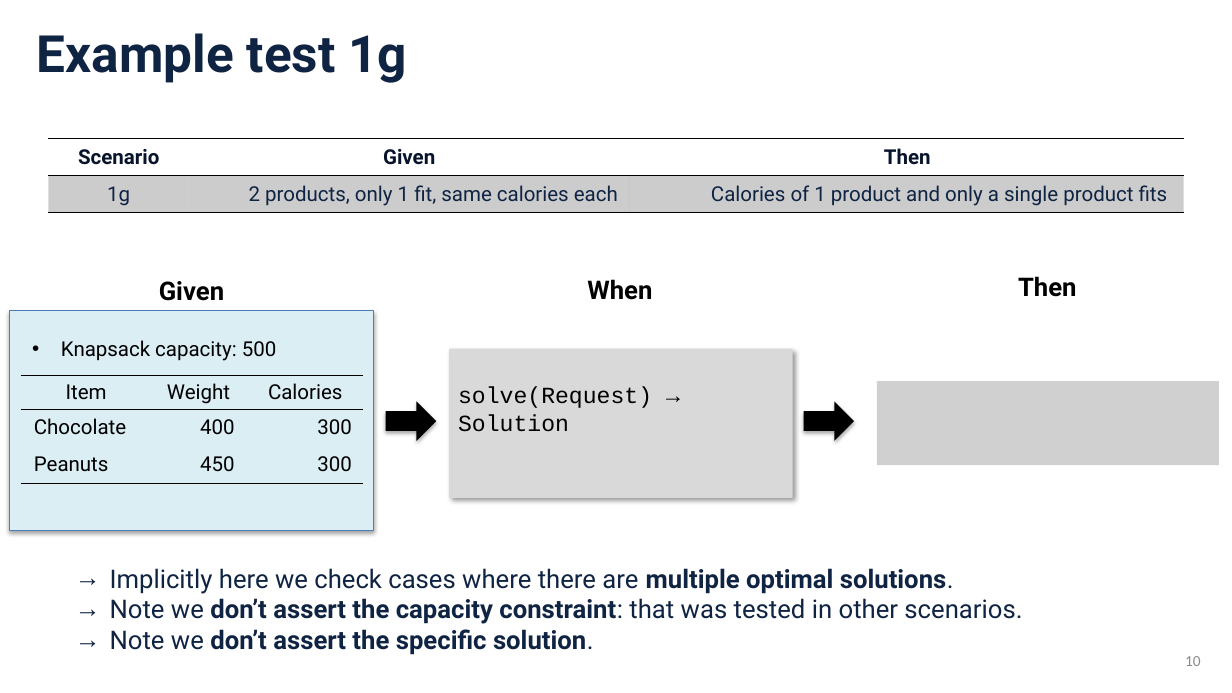
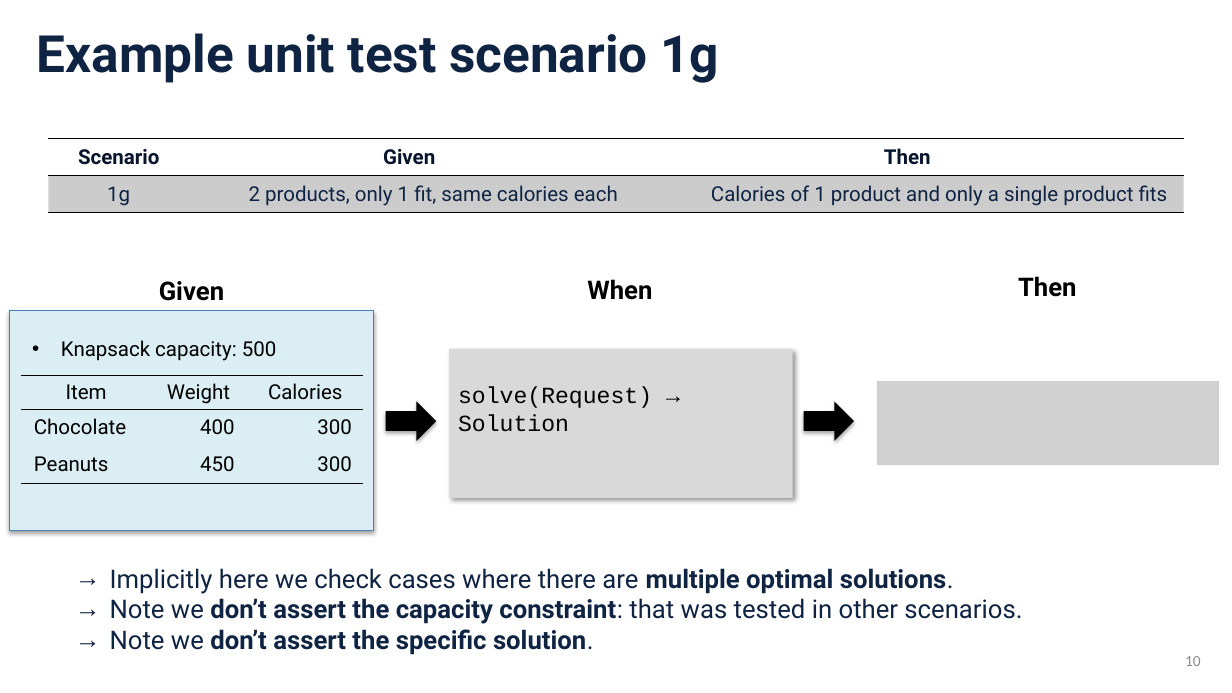
Before and after one commit to sefop/sefop-training-hub, a slide deck: slide 10 of workshops/2026-11-01-informs-annual-meeting/SEFOP Informs Annual Meeting 2026.pptx. Drawn at 1232x693 pixels with LibreOffice and Linux fonts; fonts in the diff are those of the drawing; grey boxes stand for pictures. Boxes give left, top, right and bottom in pixels: in the first picture for what was removed or moved away, otherwise in the second. Text is boxed around its words. In the diff, an @@ line names an element or a change of style, - is before the commit and + after.

```diff
--- a/workshops/2026-11-01-informs-annual-meeting/SEFOP Informs Annual Meeting 2026.pptx
+++ b/workshops/2026-11-01-informs-annual-meeting/SEFOP Informs Annual Meeting 2026.pptx
@@ text at <box>37,33,719,83</box>: text changed @@
-Example test 1g
+Example unit test scenario 1g
```
Also in this commit, not shown: 3 other slides changed.
